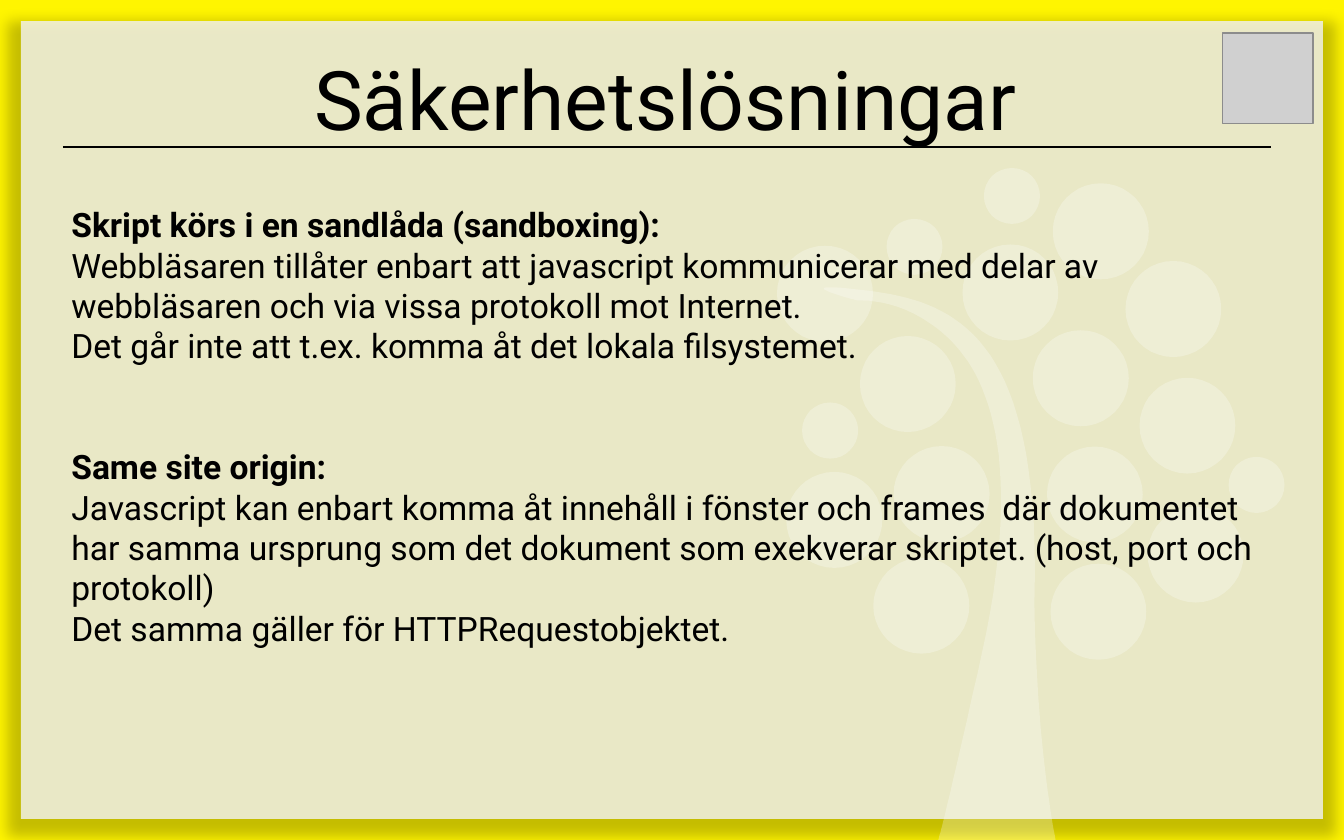
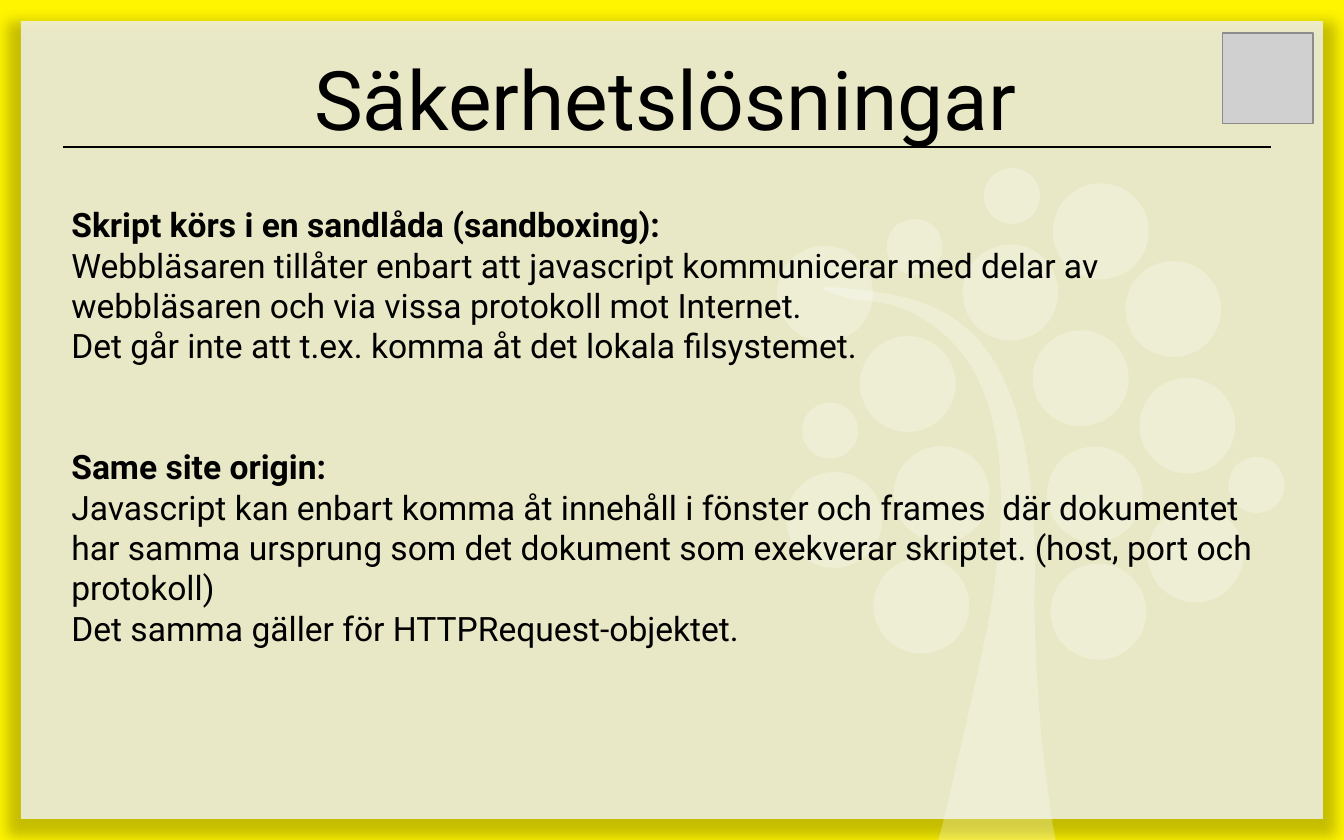
Before and after one commit to Leitet/Kursmaterial-JavaScript, a slide deck: slide 13 of lectures/E11-Protection/E11 - Protection.pptx. Drawn at 1344x840 pixels with LibreOffice and Linux fonts; fonts in the diff are those of the drawing; grey boxes stand for pictures. Boxes give left, top, right and bottom in pixels: in the first picture for what was removed or moved away, otherwise in the second. Text is boxed around its words. In the diff, an @@ line names an element or a change of style, - is before the commit and + after.

```diff
--- a/lectures/E11-Protection/E11 - Protection.pptx
+++ b/lectures/E11-Protection/E11 - Protection.pptx
@@ text at (71, 615, 739, 648): text changed @@
-Det samma gäller för HTTPRequestobjektet.
+Det samma gäller för HTTPRequest-objektet.
```
Also in this commit, not shown: 3 other slides changed.
